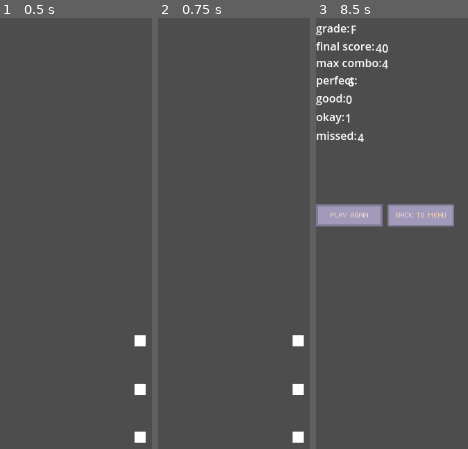
Above: before the commit, frames 1-3 (left to right).
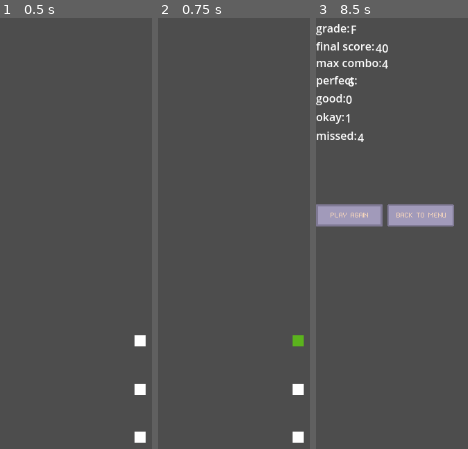
Above: after the commit, the same moments.

Repository: RAllen036/GrayMushroom
Game: Godot game, scene res://Scenes/Levels/Game.tscn
Same seed, same stepped clock (60 frames per second), same inputs: the game is played once before the commit and once after it. This scene is started directly instead of the project's main scene. Sound files missing from this copy of the repository are replaced by a short silence.
Inputs:
- Up to frame 1 (0.5 s): no input
- Up to frame 2 (0.75 s): tap Enter at 0.5 s; hold Up (up) from 0.53 s (still down); tap A (a) at 0.6 s
- Up to frame 3 (8.5 s): tap D (d) at 0.8, 1.35, 2.3, 2.85, 3.8, 4.35, 5.3, 5.85, 6.8, 7.35, 8.3 s; release Up (up) at 1.28 s; hold Down (down) 1.28-2.03 s; tap A (a) at 1.55, 2.1, 3.05, 3.6, 4.55, 5.1, 6.05, 6.6, 7.55, 8.1 s; tap Space at 2, 3.5, 5 s; hold Up (up) 2.03-3.53 s; tap Enter at 2.75, 4.25 s; hold Down (down) 3.53-5.78 s; hold Up (up) 5.78-8.03 s; hold Down (down) from 8.03 s (still down)

Frame 1 is identical in both runs. In frame 2, 0.2% of the frame differs, in the area x 88-97%, y 73-77%; in frame 3, nothing differs.
Error before the commit: Invalid access to property or key '0' on a base object of type 'int'. (res://Scenes/Scripts/Level/Game.gd:98)

Commit message:
Removed the measure system
The measure system produced more problems than it solved
By removing the measure system I am able to use the beat directly rather than through a proxy which is easier to read and use
Fixed notes not being destroyed by adding an area 2d + collision 2d and getting the parent for the current_note variable
All text moves to the left rather than up so that it is out of the way of the next note

Diff:
--- a/Scenes/Levels/Note.tscn
+++ b/Scenes/Levels/Note.tscn
@@ -6,6 +6,12 @@
 [sub_resource type="SpriteFrames" id="SpriteFrames_eupam"]
 animations = [{
 "frames": [{
+"duration": 1.0,
+"texture": ExtResource("2_v05yn")
+}, {
+"duration": 1.0,
+"texture": ExtResource("2_v05yn")
+}, {
 "duration": 1.0,
 "texture": ExtResource("2_v05yn")
 }, {
--- a/Scenes/Levels/button.tscn
+++ b/Scenes/Levels/button.tscn
@@ -1,7 +1,8 @@
-[gd_scene load_steps=7 format=3 uid="uid://dot63omjt4icn"]
+[gd_scene load_steps=8 format=3 uid="uid://dot63omjt4icn"]
 
 [ext_resource type="Script" path="res://Scenes/Scripts/Level/Button.gd" id="1_uj5ch"]
 [ext_resource type="Texture2D" uid="uid://6ubgp2l1ibks" path="res://Assets/Placeholder/Placeholder.png" id="2_y8n8v"]
+[ext_resource type="Texture2D" uid="uid://baglhr6mnf8vs" path="res://Assets/Placeholder/Placeholder1.png" id="3_hdevx"]
 
 [sub_resource type="SpriteFrames" id="SpriteFrames_vwq64"]
 animations = [{
@@ -10,10 +11,10 @@
 "texture": ExtResource("2_y8n8v")
 }, {
 "duration": 1.0,
-"texture": ExtResource("2_y8n8v")
+"texture": ExtResource("3_hdevx")
 }],
 "loop": true,
-"name": &"default",
+"name": &"new_animation",
 "speed": 5.0
 }]
 
@@ -31,8 +32,10 @@
 
 [node name="AnimatedSprite2D" type="AnimatedSprite2D" parent="."]
 sprite_frames = SubResource("SpriteFrames_vwq64")
+animation = &"new_animation"
 
 [node name="Push" type="Timer" parent="."]
+wait_time = 0.5
 
 [node name="Okay" type="Area2D" parent="."]
 
--- a/Scenes/Scripts/Level/Button.gd
+++ b/Scenes/Scripts/Level/Button.gd
@@ -7,6 +7,9 @@
 var good = false
 var okay = false
 var current_note = null
+
+func _ready():
+	pass
 
 func _input(event):
 	if event.is_action_pressed(button,false):
--- a/Scenes/Scripts/Level/Conductor.gd
+++ b/Scenes/Scripts/Level/Conductor.gd
@@ -33,8 +33,8 @@
 	if last_reported_beat < song_position_in_beats:
 		if measure > measures:
 			measure = 1
+		emit_signal("measurex", measure)
 		emit_signal("beat", song_position_in_beats)
-		emit_signal("measurex", measure)
 		last_reported_beat = song_position_in_beats
 		measure += 1
 
--- a/Scenes/Scripts/Level/Game.gd
+++ b/Scenes/Scripts/Level/Game.gd
@@ -9,6 +9,7 @@
 @onready var end_timer = $EndWait
 
 var measures = []
+var lane_pos = []
 
 var score = 0
 var combo = 0
@@ -19,7 +20,7 @@
 var okay = 0
 var missed = 0
 
-var bpm = 115
+var bpm = 100
 
 var song_position = 0.0
 var song_position_in_beats = 0
@@ -52,19 +53,9 @@
 	Switch.scene(self, "res://Scenes/Levels/End.tscn")
 
 func spawn_notes(to_spawn):
-	if to_spawn > 0:
-		lane = randi() % 3
-		var instance = note.instantiate()
-		note_holder.add_child(instance)
-		instance.init(lane)
-	if to_spawn > 1:
-		while rand == lane:
-			rand = randi() % 3
-		lane = rand
-		var instance = note.instantiate()
-		note_holder.add_child(instance)
-		instance.init(lane)
 
+	#for item in lane_pos[to_spawn]
+	pass
 
 func increment_score(by):
 	if by > 0:
@@ -95,7 +86,6 @@
 	combo_label.text = ""
 
 func _on_conductor_measurex(pos):
-	print(spawn_beat[pos - 1])
 	spawn_notes(spawn_beat[pos - 1])
 
 # This function / signal thing is what controls the amount of buttons on the screen
@@ -146,10 +136,11 @@
 		new_content_list.append(temp_bool_list)
 
 		if measure.size() == 4:
-			measures.append(measure)
+			measures.append([i, measure])
 			measure = []
+	lane_pos = new_content_list
 	#print(new_content_list)
-	print(measures)
+	#print(measures)
 
 
 # Tells us when the song is finished and waits 3 seconds for anything on screen
--- a/Scenes/Scripts/Level/Note.gd
+++ b/Scenes/Scripts/Level/Note.gd
@@ -1,12 +1,12 @@
 extends Node2D
+
+# Used to get the sprite
+@export var note = "a"
 
 const TARGET_X = -164
 const SPAWN_X = 16
+const SPAWN_Y = 120
 const DIST_TO_TARGET = TARGET_X - SPAWN_X
-
-const TOP_LANE_SPAWN = Vector2(SPAWN_X, 120)
-const CENTRE_LANE_SPAWN = Vector2(SPAWN_X, 160)
-const BOTTOM_LANE_SPAWN = Vector2(SPAWN_X, 200)
 
 var speed: float = 100.0
 var hit: bool = false
@@ -21,18 +21,10 @@
 		$Node2D.position.y += speed * delta
 
 func init(lane):
-	if lane == 0:
-		$AnimatedSprite2D.frame = 0
-		position = TOP_LANE_SPAWN
-	elif lane == 1:
-		$AnimatedSprite2D.frame = 1
-		position = CENTRE_LANE_SPAWN
-	elif lane == 2:
-		$AnimatedSprite2D.frame = 2
-		position = BOTTOM_LANE_SPAWN
-	else:
-		printerr("Invalid lane set for note: " + str(lane))
-		return
+
+	if lane >= 0 and lane < 5:
+		$AnimatedSprite2D.frame = lane
+		position = Vector2(SPAWN_X, SPAWN_Y + 20 * lane)
 
 	speed = DIST_TO_TARGET / 2.0
 
Binary file added: Assets/Global/Tree.aseprite
Binary file added: Assets/Placeholder/Placeholder1.png
Not shown, added: Assets/Placeholder/Placeholder1.png.import
